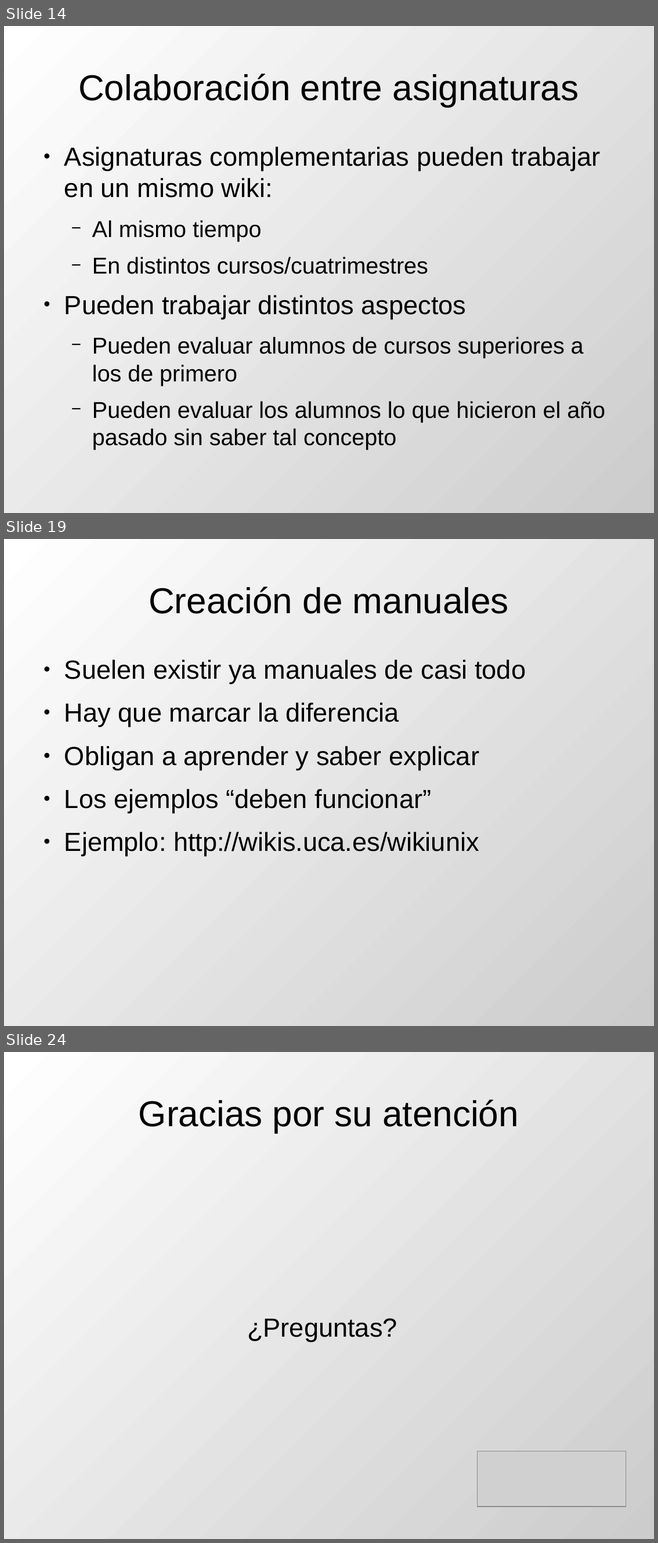
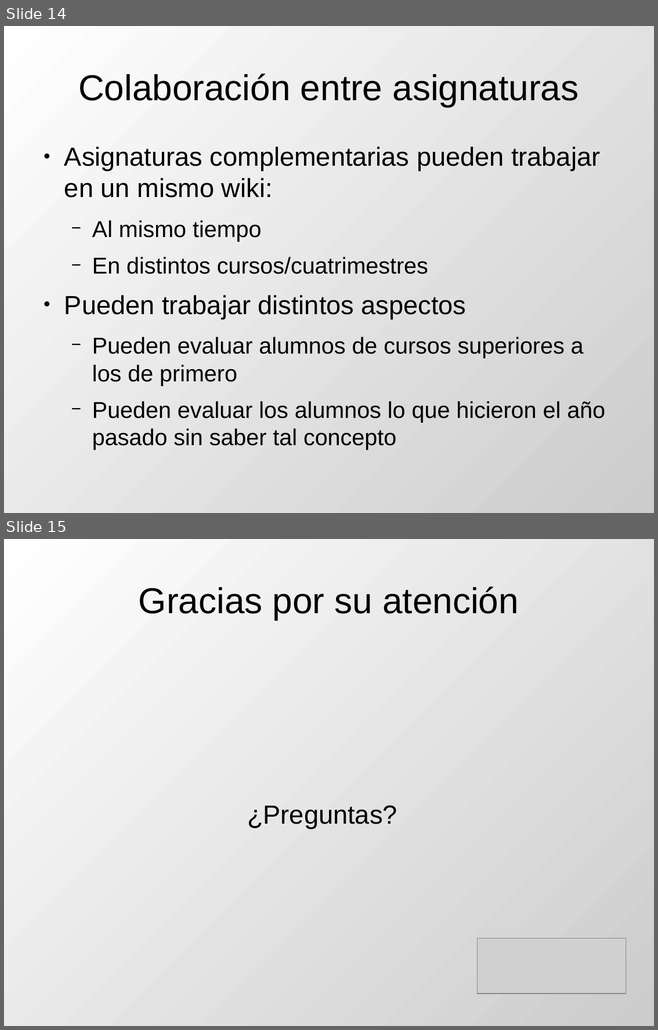
Before and after one commit to DrPantera/wikis4education, a slide deck: uca-2017/tema-2-WikisEnEducacion.odp. Shown one above the other, each under a label of ours: slides 14, 19 and 24 before the commit, slides 14 and 15 after it; the slides between them are not shown. The pictures are 658x1543 and 658x1030 pixels, drawn with LibreOffice and Linux fonts; fonts in the diff are those of the drawing; grey boxes stand for pictures. Boxes give left, top, right and bottom in pixels: in the first picture for what was removed or moved away, otherwise in the second. Text is boxed around its words. In the diff, an @@ line names an element or a change of style, - is before the commit and + after.

```diff
--- a/uca-2017/tema-2-WikisEnEducacion.odp
+++ b/uca-2017/tema-2-WikisEnEducacion.odp
@@ slide 19 removed at bbox=[4, 539, 654, 1026], background gradient #FFFFFF to #CCCCCC @@
@@ title removed at bbox=[148, 587, 509, 614] @@
-Creación de manuales
@@ text removed at bbox=[64, 660, 525, 856] @@
-● Suelen existir ya manuales de casi todo
-● Hay que marcar la diferencia
-● Obligan a aprender y saber explicar
-● Los ejemplos “deben funcionar”
-● Ejemplo: http://wikis.uca.es/wikiunix
@@ what was slide 24 is now slide 15 @@
```
Also in this commit, not shown: 1 slide changed, 8 other slides removed, 7 other files.
